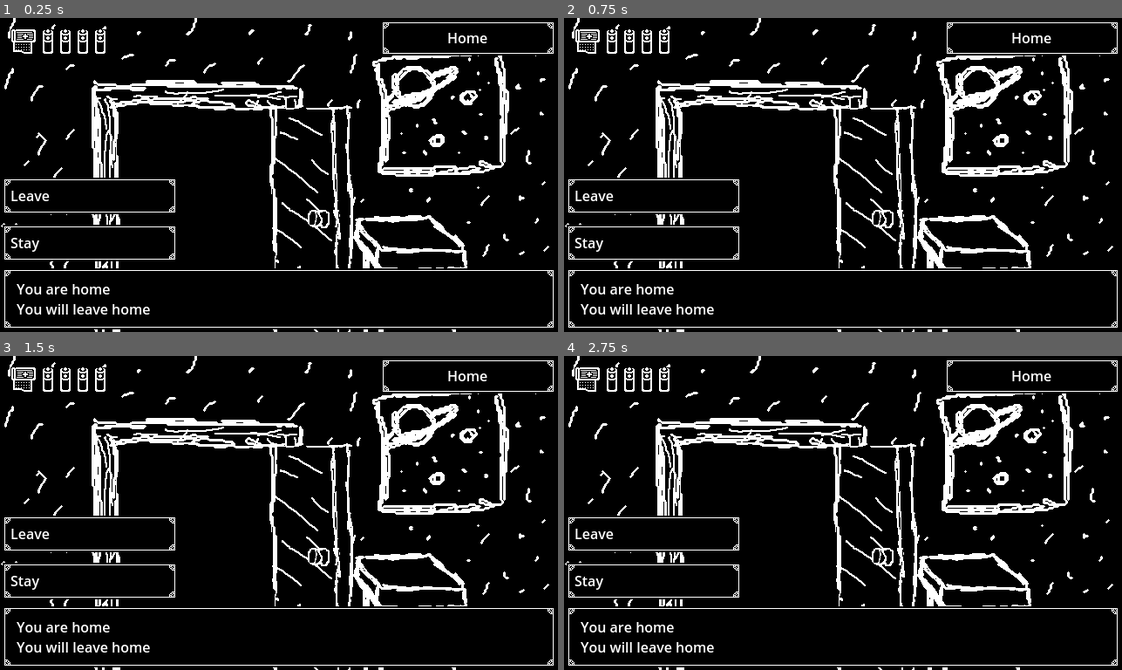
Above: before the commit, frames 1-4 (two rows, left to right).
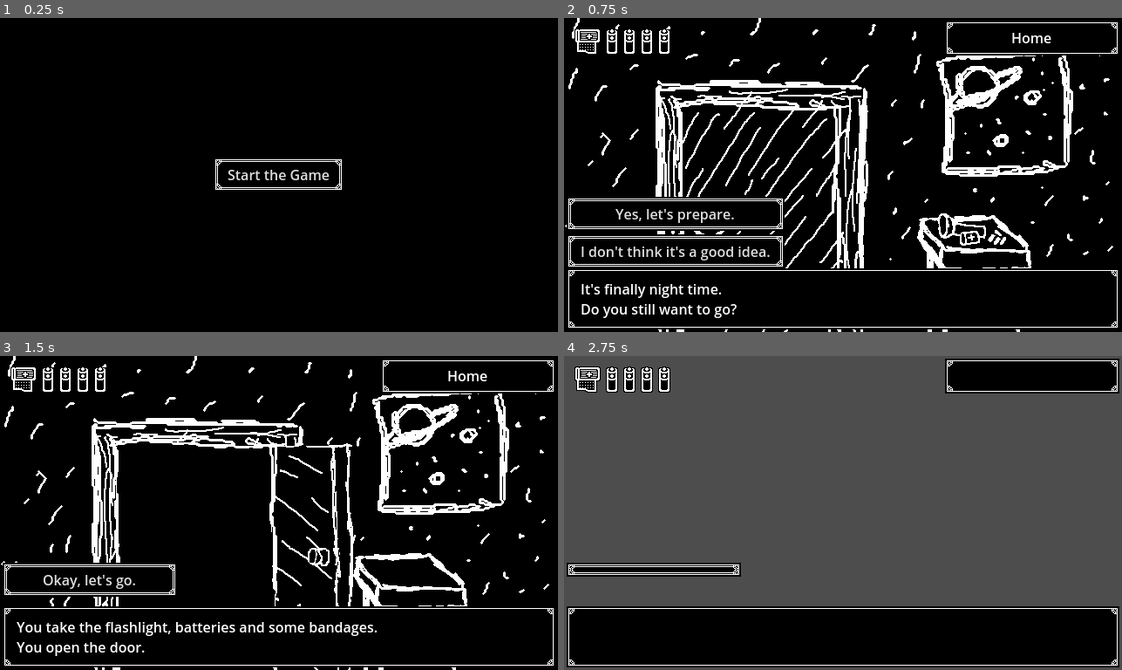
Above: after the commit, the same moments.

Repository: MariuszAKS/Black-Volga
Game: Godot game, scene res://scenes/game.tscn
Two runs of this game, one before a commit and one after it. Both use one fixed random seed, a clock stepped at 60 frames per second and the inputs below.
Inputs (mouse positions are in pixels of both pictures, inside the frame that each line leads up to):
- Up to frame 1 (0.25 s): no input
- Up to frame 2 (0.75 s): click (843, 175) at 0.5 s, where only the run after the commit has a clickable "Start the Game"
- Up to frame 3 (1.5 s): click (111, 550) at 1.25 s, where only the run after the commit has a clickable "Yes, let's prepare."
- Up to frame 4 (2.75 s): click (653, 578) at 2 s, where only the run after the commit has a clickable "Okay, let's go."

The runs differ from the first frame. In frame 1, 11% of the frame differs, in the area x 0-100%, y 0-100%; in frame 2, 6.9%; in frame 3, 2.8%; in frame 4, 76%.

Commit message:
System for stages, json, ui, theme

Diff:
--- /dev/null
+++ b/art/themes/button.tres
@@ -0,0 +1,13 @@
+[gd_resource type="Theme" load_steps=3 format=3 uid="uid://dwym2c4yew0ti"]
+
+[ext_resource type="Texture2D" uid="uid://di1gbxag7nk7s" path="res://art/button.png" id="1_yi6mb"]
+
+[sub_resource type="StyleBoxTexture" id="StyleBoxTexture_lnu2h"]
+texture = ExtResource("1_yi6mb")
+texture_margin_left = 16.0
+texture_margin_top = 8.0
+texture_margin_right = 16.0
+texture_margin_bottom = 8.0
+
+[resource]
+Button/styles/normal = SubResource("StyleBoxTexture_lnu2h")
--- a/project.godot
+++ b/project.godot
@@ -15,12 +15,20 @@
 config/features=PackedStringArray("4.4", "GL Compatibility")
 config/icon="res://icon.svg"
 
+[autoload]
+
+GameController="*res://scripts/game_controller.gd"
+
 [display]
 
 window/size/viewport_width=640
 window/size/viewport_height=360
 window/stretch/mode="canvas_items"
 
+[gui]
+
+theme/custom="uid://dwym2c4yew0ti"
+
 [rendering]
 
 textures/canvas_textures/default_texture_filter=0
--- a/scenes/game.tscn
+++ b/scenes/game.tscn
@@ -1,10 +1,10 @@
 [gd_scene load_steps=4 format=3 uid="uid://cjn0ucn0i3c27"]
 
-[ext_resource type="Script" uid="uid://cjp4l6oruskel" path="res://scripts/game_controller.gd" id="1_iywne"]
+[ext_resource type="Script" uid="uid://cjp4l6oruskel" path="res://scripts/ui_controller.gd" id="1_iywne"]
 [ext_resource type="Texture2D" uid="uid://64bs0sf43n4l" path="res://art/frame_1.png" id="1_uwrxv"]
-[ext_resource type="Texture2D" uid="uid://bcqx826c77c7" path="res://art/backgrounds/home_after.png" id="2_p57ef"]
+[ext_resource type="Texture2D" uid="uid://bcqx826c77c7" path="res://art/backgrounds/home_ready.png" id="2_p57ef"]
 
-[node name="Game" type="Control" node_paths=PackedStringArray("location", "text", "items")]
+[node name="Game" type="Control" node_paths=PackedStringArray("background", "location", "text", "items", "options", "menu")]
 layout_mode = 3
 anchors_preset = 15
 anchor_right = 1.0
@@ -12,9 +12,12 @@
 grow_horizontal = 2
 grow_vertical = 2
 script = ExtResource("1_iywne")
-location = NodePath("MarginContainer/Control/Location/RichTextLabel")
-text = NodePath("MarginContainer/Control/Text/MarginContainer/RichTextLabel")
-items = NodePath("MarginContainer/Control/MarginContainer/Items")
+background = NodePath("Background")
+location = NodePath("MarginContainer/Control/LocationControl/Location")
+text = NodePath("MarginContainer/Control/TextControl/TextContainer/Text")
+items = NodePath("MarginContainer/Control/ItemsContainer/Items")
+options = NodePath("MarginContainer/Control/Options")
+menu = NodePath("Menu")
 
 [node name="Background" type="TextureRect" parent="."]
 layout_mode = 1
@@ -40,7 +43,7 @@
 [node name="Control" type="Control" parent="MarginContainer"]
 layout_mode = 2
 
-[node name="Text" type="Control" parent="MarginContainer/Control"]
+[node name="TextControl" type="Control" parent="MarginContainer/Control"]
 layout_mode = 1
 anchors_preset = 12
 anchor_top = 1.0
@@ -50,7 +53,7 @@
 grow_horizontal = 2
 grow_vertical = 0
 
-[node name="Background" type="ColorRect" parent="MarginContainer/Control/Text"]
+[node name="Background" type="ColorRect" parent="MarginContainer/Control/TextControl"]
 layout_mode = 1
 anchors_preset = 15
 anchor_right = 1.0
@@ -59,7 +62,7 @@
 grow_vertical = 2
 color = Color(0, 0, 0, 1)
 
-[node name="Frame" type="NinePatchRect" parent="MarginContainer/Control/Text"]
+[node name="Frame" type="NinePatchRect" parent="MarginContainer/Control/TextControl"]
 layout_mode = 1
 anchors_preset = 15
 anchor_right = 1.0
@@ -73,7 +76,7 @@
 patch_margin_right = 11
 patch_margin_bottom = 11
 
-[node name="MarginContainer" type="MarginContainer" parent="MarginContainer/Control/Text"]
+[node name="TextContainer" type="MarginContainer" parent="MarginContainer/Control/TextControl"]
 layout_mode = 1
 anchors_preset = 15
 anchor_right = 1.0
@@ -85,13 +88,13 @@
 theme_override_constants/margin_right = 16
 theme_override_constants/margin_bottom = 8
 
-[node name="RichTextLabel" type="RichTextLabel" parent="MarginContainer/Control/Text/MarginContainer"]
+[node name="Text" type="RichTextLabel" parent="MarginContainer/Control/TextControl/TextContainer"]
 layout_mode = 2
 text = "Template Text
 WWWWWWWWWWWWWWWWWWWWWWWWWWWWWWWWWWWW 36W"
 vertical_alignment = 1
 
-[node name="Location" type="Control" parent="MarginContainer/Control"]
+[node name="LocationControl" type="Control" parent="MarginContainer/Control"]
 layout_mode = 1
 anchors_preset = 1
 anchor_left = 1.0
@@ -100,7 +103,7 @@
 offset_bottom = 40.0
 grow_horizontal = 0
 
-[node name="Background" type="ColorRect" parent="MarginContainer/Control/Location"]
+[node name="Background" type="ColorRect" parent="MarginContainer/Control/LocationControl"]
 layout_mode = 1
 anchors_preset = 15
 anchor_right = 1.0
@@ -109,7 +112,7 @@
 grow_vertical = 2
 color = Color(0, 0, 0, 1)
 
-[node name="Frame" type="NinePatchRect" parent="MarginContainer/Control/Location"]
+[node name="Frame" type="NinePatchRect" parent="MarginContainer/Control/LocationControl"]
 layout_mode = 1
 anchors_preset = 15
 anchor_right = 1.0
@@ -122,7 +125,7 @@
 patch_margin_right = 11
 patch_margin_bottom = 11
 
-[node name="RichTextLabel" type="RichTextLabel" parent="MarginContainer/Control/Location"]
+[node name="Location" type="RichTextLabel" parent="MarginContainer/Control/LocationControl"]
 layout_mode = 1
 anchors_preset = 15
 anchor_right = 1.0
@@ -133,80 +136,51 @@
 horizontal_alignment = 1
 vertical_alignment = 1
 
-[node name="MarginContainer" type="MarginContainer" parent="MarginContainer/Control"]
+[node name="ItemsContainer" type="MarginContainer" parent="MarginContainer/Control"]
 layout_mode = 1
 offset_right = 40.0
 offset_bottom = 40.0
 theme_override_constants/margin_left = 8
 theme_override_constants/margin_top = 8
 
-[node name="Items" type="HBoxContainer" parent="MarginContainer/Control/MarginContainer"]
+[node name="Items" type="HBoxContainer" parent="MarginContainer/Control/ItemsContainer"]
 layout_mode = 2
 
-[node name="VBoxContainer" type="VBoxContainer" parent="MarginContainer/Control"]
+[node name="Options" type="VBoxContainer" parent="MarginContainer/Control"]
 layout_mode = 1
 anchors_preset = 2
 anchor_top = 1.0
 anchor_bottom = 1.0
-offset_top = -154.0
-offset_right = 103.0
+offset_top = -120.0
+offset_right = 200.0
 offset_bottom = -70.0
 grow_vertical = 0
 
-[node name="Option1" type="MarginContainer" parent="MarginContainer/Control/VBoxContainer"]
-custom_minimum_size = Vector2(200, 50)
-layout_mode = 2
-size_flags_vertical = 3
-theme_override_constants/margin_bottom = 8
+[node name="Menu" type="Control" parent="."]
+layout_mode = 1
+anchors_preset = 15
+anchor_right = 1.0
+anchor_bottom = 1.0
+grow_horizontal = 2
+grow_vertical = 2
 
-[node name="ColorRect" type="ColorRect" parent="MarginContainer/Control/VBoxContainer/Option1"]
-layout_mode = 2
+[node name="Background" type="ColorRect" parent="Menu"]
+layout_mode = 1
+anchors_preset = 15
+anchor_right = 1.0
+anchor_bottom = 1.0
+grow_horizontal = 2
+grow_vertical = 2
 color = Color(0, 0, 0, 1)
 
-[node name="NinePatchRect" type="NinePatchRect" parent="MarginContainer/Control/VBoxContainer/Option1"]
+[node name="CenterContainer" type="CenterContainer" parent="Menu"]
+layout_mode = 1
+anchors_preset = 15
+anchor_right = 1.0
+anchor_bottom = 1.0
+grow_horizontal = 2
+grow_vertical = 2
+
+[node name="StartButton" type="Button" parent="Menu/CenterContainer"]
 layout_mode = 2
-texture = ExtResource("1_uwrxv")
-patch_margin_left = 11
-patch_margin_top = 11
-patch_margin_right = 11
-patch_margin_bottom = 11
-
-[node name="MarginContainer" type="MarginContainer" parent="MarginContainer/Control/VBoxContainer/Option1"]
-layout_mode = 2
-theme_override_constants/margin_left = 9
-theme_override_constants/margin_top = 9
-theme_override_constants/margin_right = 9
-theme_override_constants/margin_bottom = 9
-
-[node name="RichTextLabel" type="RichTextLabel" parent="MarginContainer/Control/VBoxContainer/Option1/MarginContainer"]
-layout_mode = 2
-text = "Leave"
-
-[node name="Option2" type="MarginContainer" parent="MarginContainer/Control/VBoxContainer"]
-custom_minimum_size = Vector2(200, 50)
-layout_mode = 2
-size_flags_vertical = 3
-theme_override_constants/margin_bottom = 8
-
-[node name="ColorRect" type="ColorRect" parent="MarginContainer/Control/VBoxContainer/Option2"]
-layout_mode = 2
-color = Color(0, 0, 0, 1)
-
-[node name="NinePatchRect" type="NinePatchRect" parent="MarginContainer/Control/VBoxContainer/Option2"]
-layout_mode = 2
-texture = ExtResource("1_uwrxv")
-patch_margin_left = 11
-patch_margin_top = 11
-patch_margin_right = 11
-patch_margin_bottom = 11
-
-[node name="MarginContainer" type="MarginContainer" parent="MarginContainer/Control/VBoxContainer/Option2"]
-layout_mode = 2
-theme_override_constants/margin_left = 9
-theme_override_constants/margin_top = 9
-theme_override_constants/margin_right = 9
-theme_override_constants/margin_bottom = 9
-
-[node name="RichTextLabel" type="RichTextLabel" parent="MarginContainer/Control/VBoxContainer/Option2/MarginContainer"]
-layout_mode = 2
-text = "Stay"
+text = "Start the Game"
--- /dev/null
+++ b/scenes/option.tscn
@@ -0,0 +1,44 @@
+[gd_scene load_steps=2 format=3 uid="uid://n0bqcwknp55"]
+
+[ext_resource type="Texture2D" uid="uid://64bs0sf43n4l" path="res://art/frame_1.png" id="1_qt2fl"]
+
+[node name="Option" type="Button"]
+custom_minimum_size = Vector2(200, 50)
+offset_right = 200.0
+offset_bottom = 50.0
+size_flags_vertical = 3
+text = "Leave"
+flat = true
+
+[node name="MarginContainer" type="MarginContainer" parent="."]
+visible = false
+layout_mode = 1
+anchors_preset = 15
+anchor_right = 1.0
+anchor_bottom = 1.0
+grow_horizontal = 2
+grow_vertical = 2
+theme_override_constants/margin_bottom = 8
+
+[node name="ColorRect" type="ColorRect" parent="MarginContainer"]
+layout_mode = 2
+color = Color(0, 0, 0, 1)
+
+[node name="NinePatchRect" type="NinePatchRect" parent="MarginContainer"]
+layout_mode = 2
+texture = ExtResource("1_qt2fl")
+patch_margin_left = 11
+patch_margin_top = 11
+patch_margin_right = 11
+patch_margin_bottom = 11
+
+[node name="MarginContainer" type="MarginContainer" parent="MarginContainer"]
+layout_mode = 2
+theme_override_constants/margin_left = 9
+theme_override_constants/margin_top = 9
+theme_override_constants/margin_right = 9
+theme_override_constants/margin_bottom = 9
+
+[node name="RichTextLabel" type="RichTextLabel" parent="MarginContainer/MarginContainer"]
+layout_mode = 2
+text = "Leave"
--- a/scripts/game_controller.gd
+++ b/scripts/game_controller.gd
@@ -1,44 +1,69 @@
-extends Control
+extends Node
 
 
-@export var location: RichTextLabel
-@export var text: RichTextLabel
+signal game_started
+signal ending_reached
+signal stage_changed
 
-
-@export var items: HBoxContainer
-
-const bandage_texture = preload("res://art/bandage.png")
-const battery_texture = preload("res://art/battery.png")
+var stages: Dictionary = {}
+var current_stage: Stage
 
 var bandage_count = 1
 var battery_count = 4
 
 
-@export var options: VBoxContainer
+func _ready():
+	game_started.connect(on_game_started)
+	prepare_stages_from_json()
 
 
-func _ready():
-    update_location("Home")
-    update_text("You are home\nYou will leave home")
-    update_items()
+func prepare_stages_from_json():
+	var file = FileAccess.open("res://stages.json", FileAccess.READ)
+	var json = JSON.parse_string(file.get_as_text())
+
+	for stage_data in json["stages"]:
+		var new_options: Array[Stage.StageOption] = []
+
+		for option_data in stage_data["options"]:
+			var new_functions: Array[Callable] = []
+
+			for function_data in option_data["functions"]:
+				new_functions.append(Callable(self, function_data["name"]).bindv(function_data["param"]))
+
+			new_options.append(Stage.StageOption.new(option_data["text"], new_functions))
+
+		var new_stage = Stage.new(stage_data["location"], stage_data["text"], stage_data["background"], new_options)
+
+		stages[stage_data["id"]] = new_stage
 
 
-func update_location(value: String):
-    location.text = value
+func on_game_started():
+	change_stage("home_start")
 
-func update_text(value: String):
-    text.text = value
+func change_stage(stage_id: String):
+	current_stage = stages[stage_id]
+	stage_changed.emit()
 
-func update_items():
-    for item in items.get_children():
-        item.queue_free()
 
-    for i in range(bandage_count):
-        var bandage = TextureRect.new()
-        bandage.texture = bandage_texture
-        items.add_child(bandage)
+func set_bandages(value: int):
+	bandage_count = value
 
-    for i in range(battery_count):
-        var battery = TextureRect.new()
-        battery.texture = battery_texture
-        items.add_child(battery)
+func set_batteries(value: int):
+	battery_count = value
+
+
+func add_bandages(value: int):
+	bandage_count += value
+
+func add_batteries(value: int):
+	battery_count += value
+
+
+func execute_ending(value: String):
+	match value:
+		"stay_home":
+			print("Ending: Stayed home")
+		_:
+			print("Not prepared ending:", value)
+
+	ending_reached.emit()
--- /dev/null
+++ b/scripts/stage.gd
@@ -0,0 +1,23 @@
+class_name Stage
+extends Node
+
+
+class StageOption:
+	var text: String
+	var functions: Array[Callable]
+
+	func _init(_text = "", _functions = []):
+		text = _text
+		functions = _functions
+
+
+var location: String
+var text: String
+var background: String
+var options: Array[StageOption]
+
+func _init(_location = "", _text = "", _background = "", _options = []):
+	location = _location
+	text = _text
+	background = _background
+	options = _options
--- /dev/null
+++ b/scripts/ui_controller.gd
@@ -0,0 +1,71 @@
+extends Control
+
+
+@export var background: TextureRect
+@export var location: RichTextLabel
+@export var text: RichTextLabel
+@export var items: HBoxContainer
+@export var options: VBoxContainer
+
+const bandage_texture = preload("res://art/bandage.png")
+const battery_texture = preload("res://art/battery.png")
+
+@export var menu: Control
+
+func _ready():
+	GameController.stage_changed.connect(update_ui)
+	GameController.ending_reached.connect(on_ending_reached)
+	(menu.get_node("CenterContainer/StartButton") as Button).pressed.connect(start_the_game)
+
+
+func start_the_game():
+	GameController.game_started.emit()
+	menu.visible = false
+
+func on_ending_reached():
+	menu.visible = true
+	print("Reached ending")
+
+
+func update_ui():
+	location.text = GameController.current_stage.location
+	text.text = GameController.current_stage.text
+
+	var background_path = "res://art/backgrounds/" + GameController.current_stage.background
+	background.texture = load(background_path) if ResourceLoader.exists(background_path) else null
+
+	update_items()
+	update_options()
+
+func update_items():
+	for item in items.get_children():
+		items.remove_child(item)
+		item.queue_free()
+
+	for i in range(GameController.bandage_count):
+		var bandage = TextureRect.new()
+		bandage.texture = bandage_texture
+		items.add_child(bandage)
+
+	for i in range(GameController.battery_count):
+		var battery = TextureRect.new()
+		battery.texture = battery_texture
+		items.add_child(battery)
+
+func update_options():
+	for option in options.get_children():
+		options.remove_child(option)
+		option.queue_free()
+
+	for new_option_data in GameController.current_stage.options:
+		var new_option = Button.new()
+		new_option.text = new_option_data.text
+
+		# new_option.pressed.connect(on_option_pressed)
+		for function in new_option_data.functions:
+			new_option.pressed.connect(function)
+
+		options.add_child(new_option)
+
+# func on_option_pressed():
+# 	print("option pressed")
--- /dev/null
+++ b/stages.json
@@ -0,0 +1,74 @@
+{
+    "stages": [
+        {
+            "id": "test",
+            "location": "",
+            "text": "",
+            "background": "",
+            "options": [
+                {
+                    "text": "",
+                    "functions": [
+                        { "name": "change_stage", "param": ["test"] }
+                    ]
+                }
+            ]
+        },
+        {
+            "id": "home_start",
+            "location": "Home",
+            "text": "It's finally night time.\nDo you still want to go?",
+            "background": "home_start.png",
+            "options": [
+                {
+                    "text": "Yes, let's prepare.",
+                    "functions": [
+                        { "name": "set_bandages", "param": [1] },
+                        { "name": "set_batteries", "param": [4] },
+                        { "name": "change_stage", "param": ["home_ready"] }
+                    ]
+                },
+                {
+                    "text": "I don't think it's a good idea.",
+                    "functions": [
+                        { "name": "change_stage", "param": ["home_stay"] }
+                    ]
+                }
+            ]
+        },
+        {
+            "id": "home_stay",
+            "location": "Home",
+            "text": "You consider staying home tonight.\nMaybe it's for the best.",
+            "background": "home_start.png",
+            "options": [
+                {
+                    "text": "I'll stay at home.",
+                    "functions": [
+                        { "name": "execute_ending", "param": ["stay_home"] }
+                    ]
+                },
+                {
+                    "text": "I changed my mind.",
+                    "functions": [
+                        { "name": "change_stage", "param": ["home_ready"] }
+                    ]
+                }
+            ]
+        },
+        {
+            "id": "home_ready",
+            "location": "Home",
+            "text": "You take the flashlight, batteries and some bandages.\nYou open the door.",
+            "background": "home_ready.png",
+            "options": [
+                {
+                    "text": "Okay, let's go.",
+                    "functions": [
+                        { "name": "change_stage", "param": ["test"] }
+                    ]
+                }
+            ]
+        }
+    ]
+}
Renamed: art/backgrounds/home_after.png -> art/backgrounds/home_ready.png
Not shown, changed: art/backgrounds/home_ready.png.import
Renamed: art/backgrounds/home_before.png -> art/backgrounds/home_start.png
Not shown, added: art/backgrounds/home_start.png.import
Binary file added: art/button.png
Not shown, changed: art/button.png.import
Not shown, changed: scripts/game_controller.gd.uid
Not shown, added: scripts/stage.gd.uid
Not shown, added: scripts/ui_controller.gd.uid
Not shown, removed: .~lock.GDD.odt#
